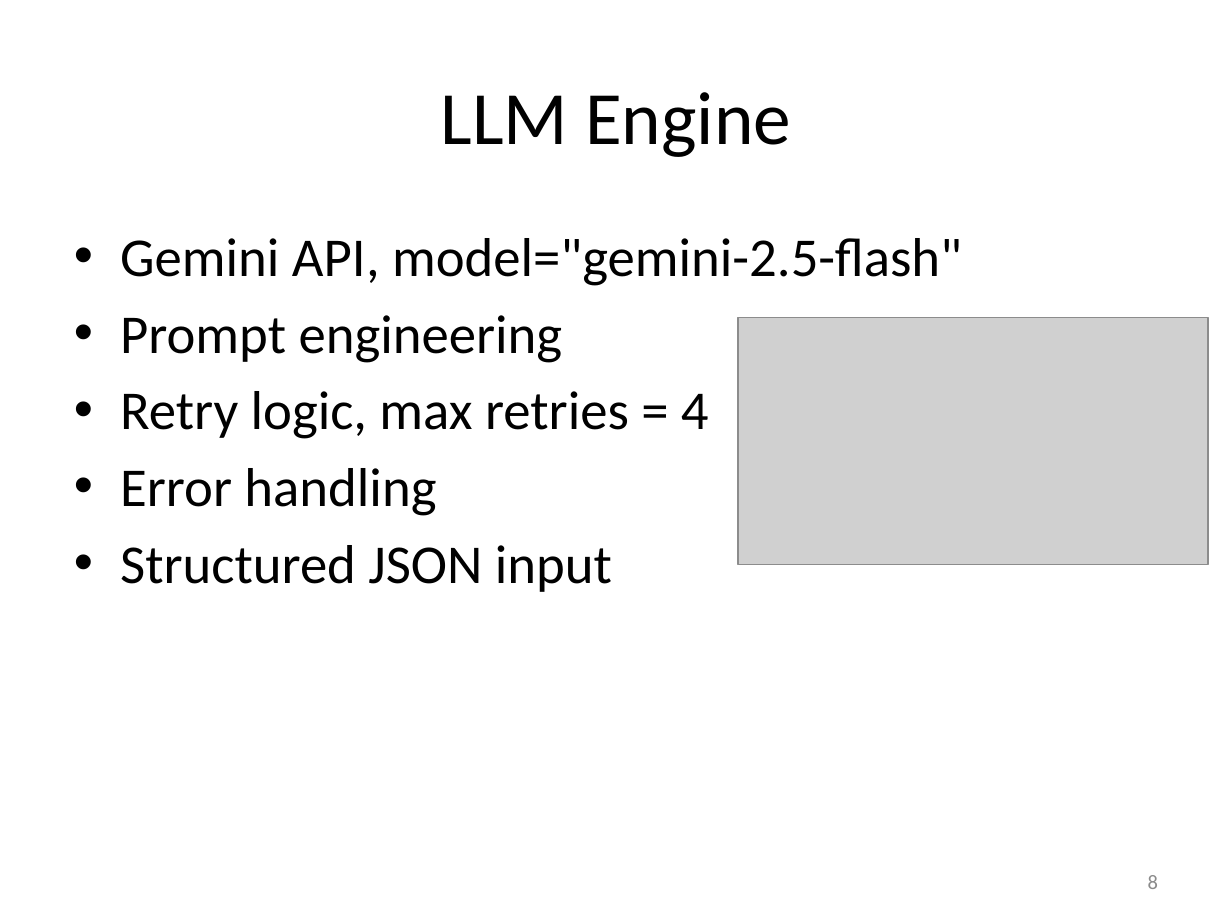
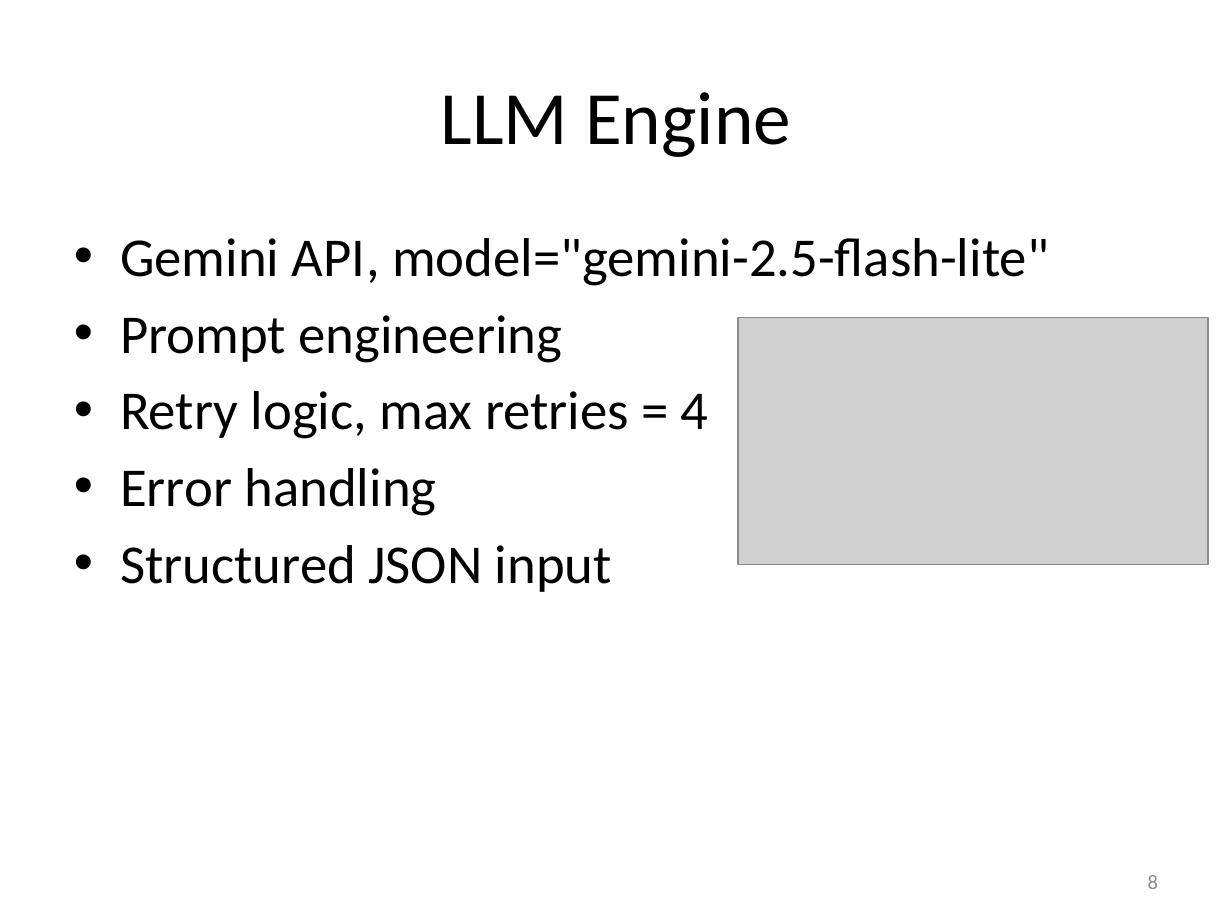
Before and after one commit to sabahihadi/Gold-Analysis-Agent, a slide deck: slide 8 of Gold_Analysis_Agent_Presentation.pptx. Drawn at 1232x924 pixels with LibreOffice and Linux fonts; fonts in the diff are those of the drawing; grey boxes stand for pictures. Boxes give left, top, right and bottom in pixels: in the first picture for what was removed or moved away, otherwise in the second. Text is boxed around its words. In the diff, an @@ line names an element or a change of style, - is before the commit and + after.

```diff
--- a/Gold_Analysis_Agent_Presentation.pptx
+++ b/Gold_Analysis_Agent_Presentation.pptx
@@ text at [120, 238, 1049, 286]: text changed @@
-• Gemini API, model="gemini-2.5-flash"
+• Gemini API, model="gemini-2.5-flash-lite"
```
Also in this commit, not shown: 2 other slides changed, 2 slides added.
